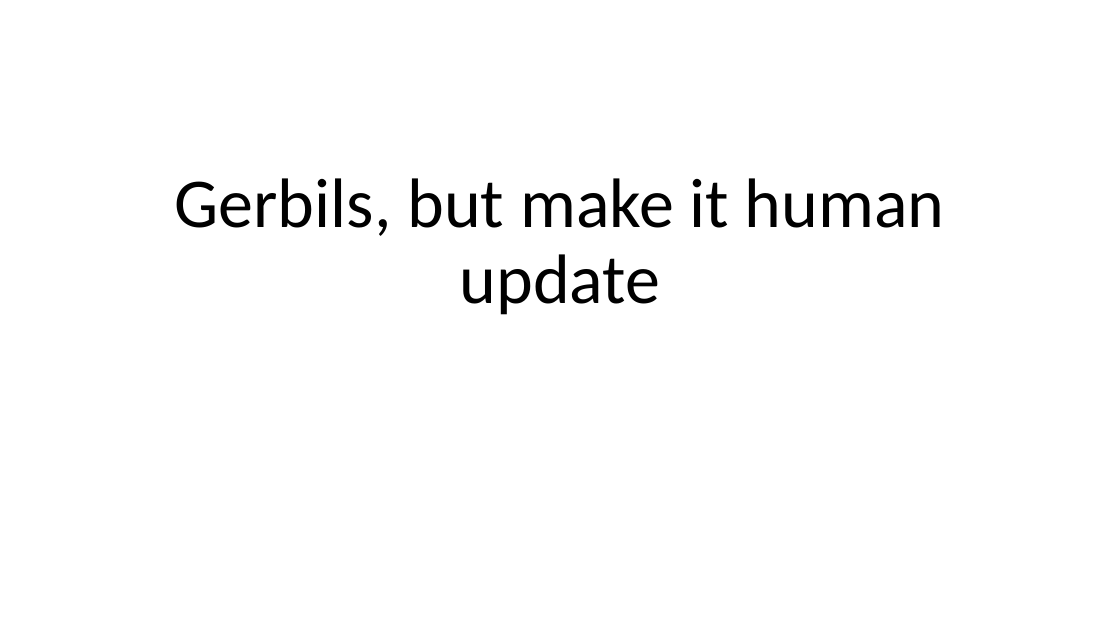
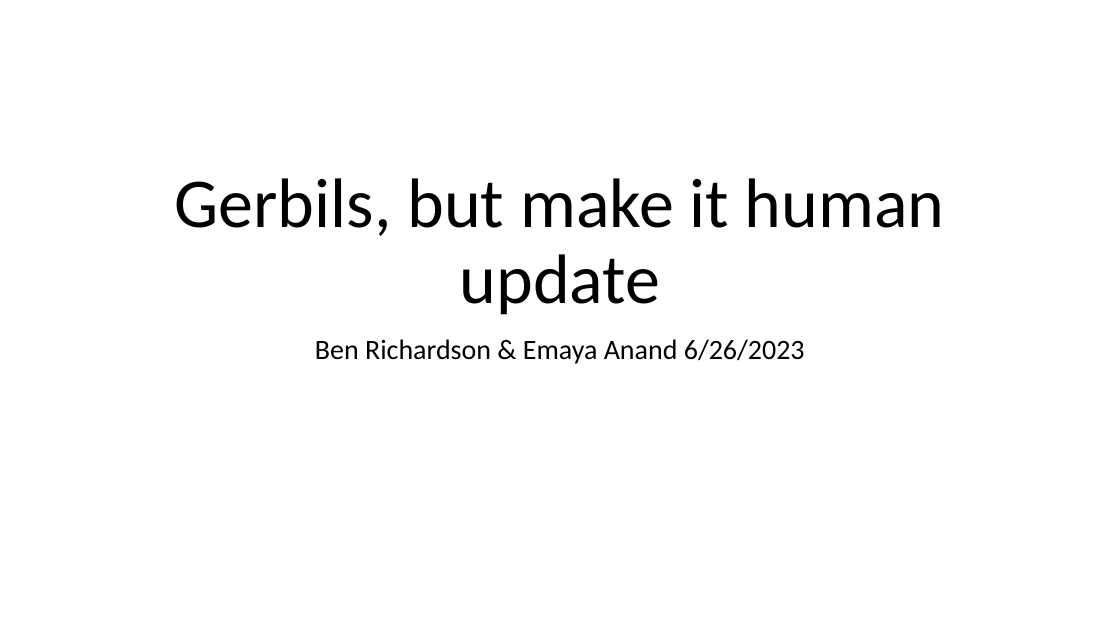
Before and after one commit to crepetti/fNIRSandGerbils, a slide deck: slide 1 of Gerbils, but make it human update 6-26.pptm. Drawn at 1120x630 pixels with LibreOffice and Linux fonts; fonts in the diff are those of the drawing. Boxes give left, top, right and bottom in pixels: in the first picture for what was removed or moved away, otherwise in the second. Text is boxed around its words. In the diff, an @@ line names an element or a change of style, - is before the commit and + after.

```diff
--- a/Gerbils, but make it human update 6-26.pptm
+++ b/Gerbils, but make it human update 6-26.pptm
@@ subtitle added at (x1=315, y1=339, x2=805, y2=364), 24 pt, text #000000 @@
+Ben Richardson & Emaya Anand 6/26/2023
```
Also in this commit, not shown: 4 other slides changed, 4 slides added, 1 slide removed, 4 other files.
